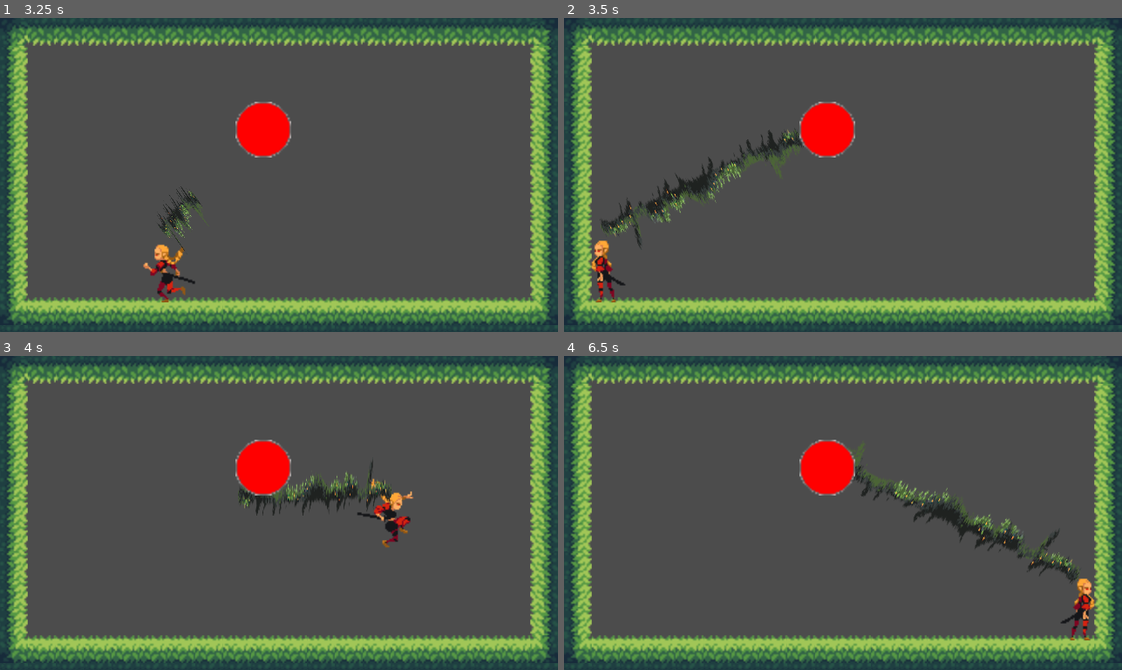
Above: before the commit, frames 1-4 (two rows, left to right).
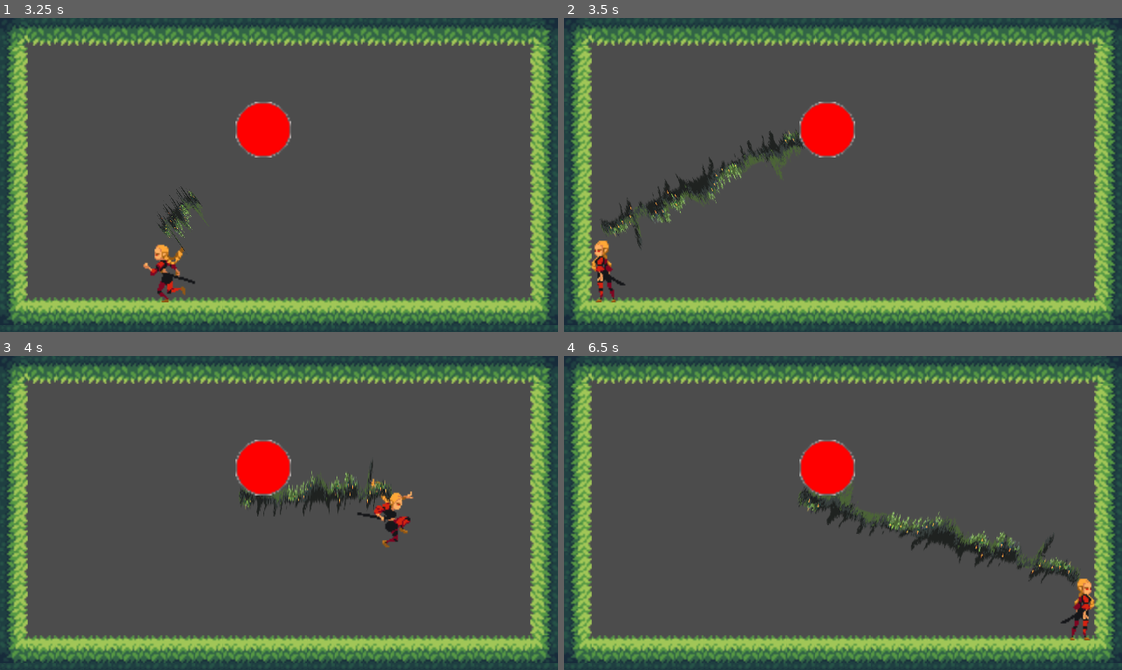
Above: after the commit, the same moments.

Repository: doofmars/root-girl
Game: Godot game, scene res://src/game.tscn
The game is run twice, just before and just after one commit, with the same random seed, the same clock (stepped at 60 frames per second) and the same inputs.
Inputs (mouse positions are in pixels of both pictures, inside the frame that each line leads up to):
- Up to frame 1 (3.25 s): click "Start Game" at 0.5 s; move the mouse to (401, 159) at 1.27 s; press the mouse at (401, 159) at 1.28 s; hold Right (ui_right) 1.28-2.78 s; tap Up (ui_up) at 1.52, 2.27 s; move the mouse to (167, 190) at 2.02 s; release the mouse at (167, 190) at 2.03 s; click (167, 190) at 2.1 s; move the mouse to (334, 105) at 2.77 s; press the mouse at (334, 105) at 2.78 s; hold Left (ui_left) from 2.78 s (still down)
- Up to frame 2 (3.5 s): keep holding Left (ui_left)
- Up to frame 3 (4 s): move the mouse to (251, 575) at 3.52 s; release Left (ui_left) at 3.53 s; release the mouse at (251, 575) at 3.53 s; hold Right (ui_right) from 3.53 s (still down); click (251, 575) at 3.6 s; tap Up (ui_up) at 3.77 s
- Up to frame 4 (6.5 s): move the mouse to (1010, 560) at 4.27 s; press the mouse at (1010, 560) at 4.28 s; tap Up (ui_up) at 4.52, 5.27 s; move the mouse to (675, 465) at 5.02 s; release Right (ui_right) at 5.03 s; release the mouse at (675, 465) at 5.03 s; hold Left (ui_left) 5.03-5.78 s; click (675, 465) at 5.1 s; move the mouse to (870, 513) at 5.77 s; press the mouse at (870, 513) at 5.78 s; hold Right (ui_right) from 5.78 s (still down)

Frame 1 is identical in both runs. In frame 2, 0.2% of the frame differs, in the area x 10-43%, y 35-66%; in frame 3, 0.3%; in frame 4, 3.3%, in the area x 42-93%, y 35-73%.

Commit message:
Make Liana child of Girl Node

Diff:
--- a/src/character/Girl.tscn
+++ b/src/character/Girl.tscn
@@ -18,6 +18,7 @@
 [ext_resource path="res://src/character/Girl.gd" type="Script" id=16]
 [ext_resource path="res://assets/Magic-Cliffs-Gamekit/Player Sprite/Sprites/run/run7.png" type="Texture" id=17]
 [ext_resource path="res://assets/Magic-Cliffs-Gamekit/Player Sprite/Sprites/run/run1.png" type="Texture" id=18]
+[ext_resource path="res://src/character/Liana.tscn" type="PackedScene" id=19]
 
 [sub_resource type="SpriteFrames" id=1]
 animations = [ {
@@ -53,9 +54,11 @@
 scale = Vector2( 0.8, 0.8 )
 frames = SubResource( 1 )
 animation = "run"
-frame = 1
+frame = 4
 playing = true
 
 [node name="CollisionShape2D" type="CollisionShape2D" parent="."]
 position = Vector2( 0, 21 )
 shape = SubResource( 2 )
+
+[node name="Liana" parent="." instance=ExtResource( 19 )]
--- a/src/character/Liana.gd
+++ b/src/character/Liana.gd
@@ -7,6 +7,8 @@
 export var VECTOR_SCALE = 400
 
 export var liana_speed = 2
+
+signal pull(liana_destination)
 
 func _process(delta):
 	if liana_active and liana_destination != Vector2.ZERO and !liana_has_hit:
@@ -21,15 +23,23 @@
 
 func _physics_process(_delta):
 	if Input.is_action_pressed("liana"):
-		var space_state = get_world_2d().direct_space_state
+		if liana_has_hit:
+			pull()
+		else:
+			shoot_liana()
 
-		# use global coordinates, not local to node
-		var result = space_state.intersect_ray(global_position, get_viewport().get_mouse_position(), [self, get_parent()], 2, true, true)
-		if result:
-			liana_active = true
-			liana_destination = result.position
-
-
-func _on_Liana_area_shape_entered(area_rid:RID, area:Area2D, area_shape_index:int, local_shape_index:int):
+func _on_Liana_area_shape_entered(_area_rid:RID, _area:Area2D, _area_shape_index:int, _local_shape_index:int):
 	liana_active = false
 	liana_has_hit = true
+
+func shoot_liana():
+	var space_state = get_world_2d().direct_space_state
+
+	# use global coordinates, not local to node
+	var result = space_state.intersect_ray(global_position, get_viewport().get_mouse_position(), [self, get_parent()], 2, true, true)
+	if result:
+		liana_active = true
+		liana_destination = result.position
+
+func pull():
+	emit_signal("pull", liana_destination)
--- a/src/level/level0.tscn
+++ b/src/level/level0.tscn
@@ -1,10 +1,9 @@
-[gd_scene load_steps=6 format=2]
+[gd_scene load_steps=5 format=2]
 
 [ext_resource path="res://src/level/jungle-tileset.tres" type="TileSet" id=1]
 [ext_resource path="res://src/level/level0.gd" type="Script" id=2]
 [ext_resource path="res://src/character/Girl.tscn" type="PackedScene" id=3]
 [ext_resource path="res://src/objects/StaticAnchor.tscn" type="PackedScene" id=4]
-[ext_resource path="res://src/character/Liana.tscn" type="PackedScene" id=5]
 
 [node name="level0" type="Node2D"]
 script = ExtResource( 2 )
@@ -22,7 +21,5 @@
 "_edit_group_": true
 }
 
-[node name="Liana" parent="Girl" instance=ExtResource( 5 )]
-
 [node name="StaticAnchor" parent="." instance=ExtResource( 4 )]
 position = Vector2( 151, 64 )
Not shown: 1 places in src/character/Girl.tscn that only renumber resources
